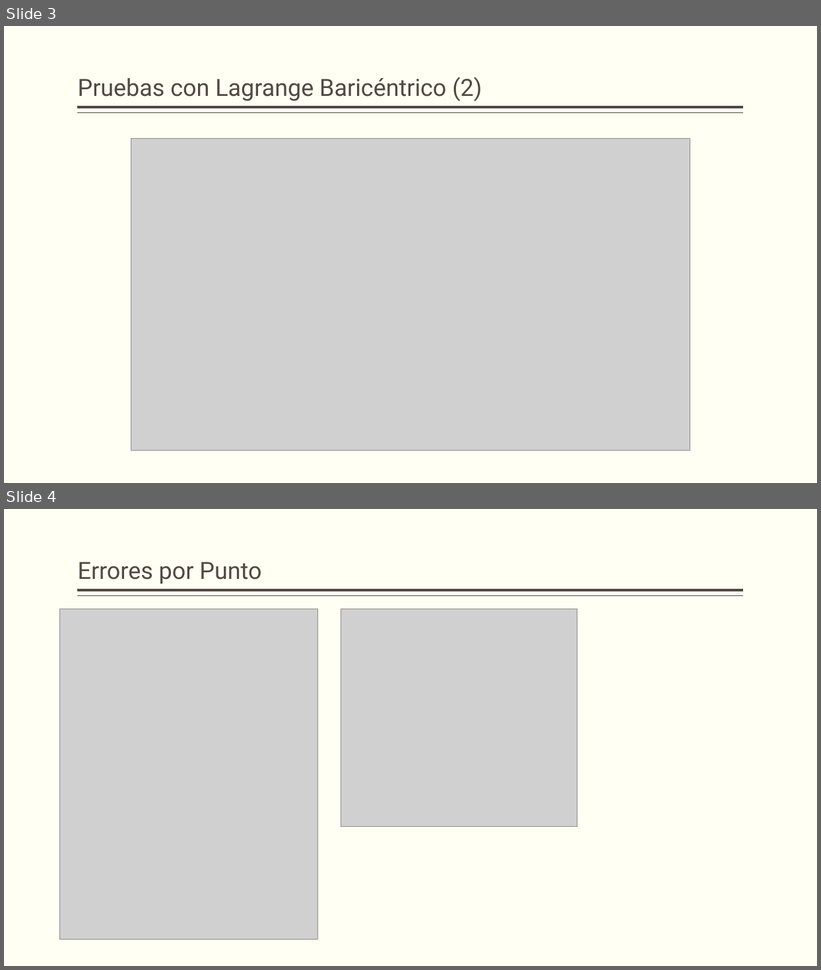
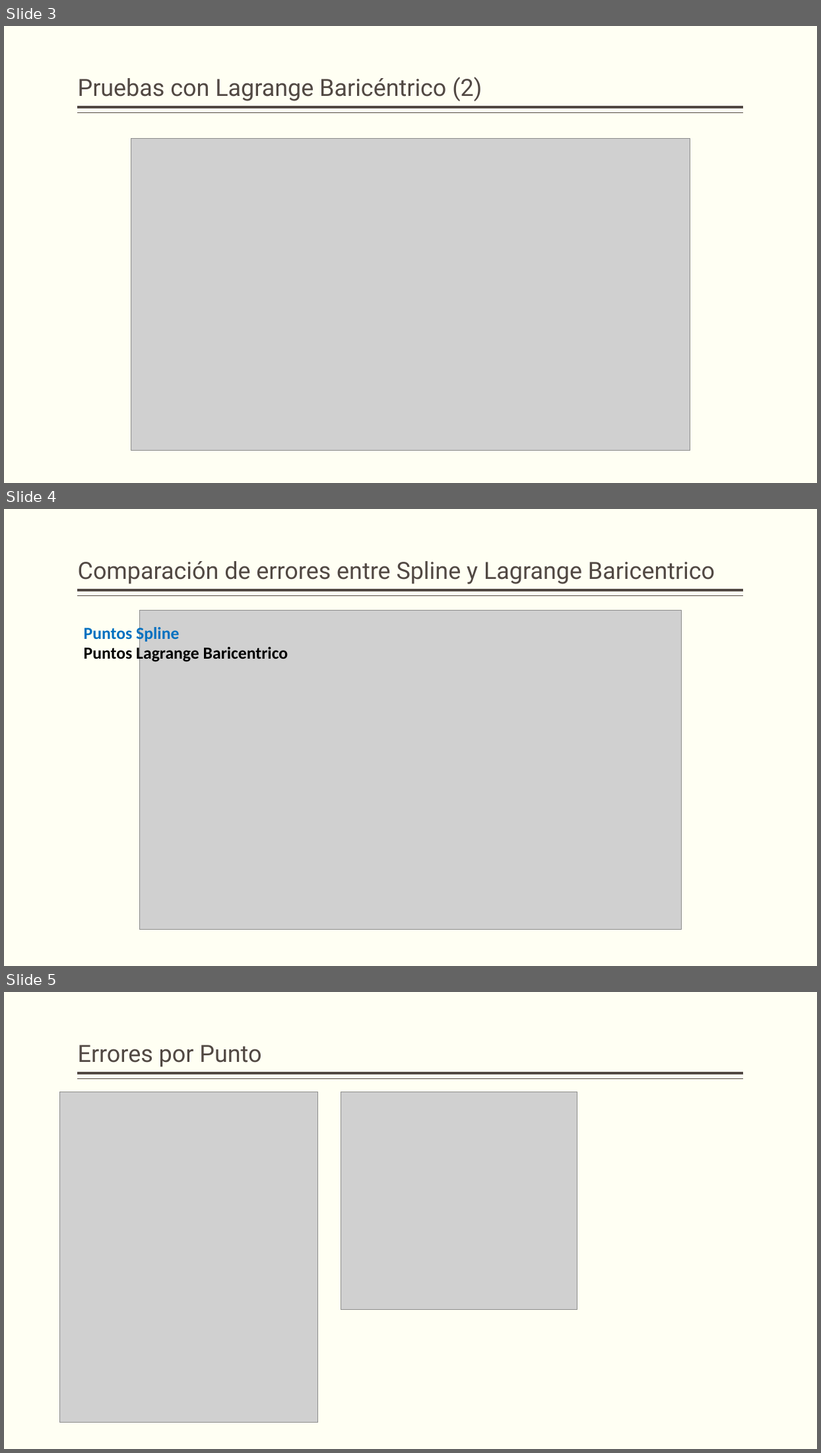
Before and after one commit to SergioMejia2/AnaNum1910, a slide deck: Talleres/Iinterpolacion Perro/Presentacion/Anexos.pptx. Shown one above the other, each under a label of ours: slides 3 and 4 before the commit, slides 3, 4 and 5 after it. The pictures are 821x970 and 821x1453 pixels, drawn with LibreOffice and Linux fonts; fonts in the diff are those of the drawing; grey boxes stand for pictures. Boxes give left, top, right and bottom in pixels: in the first picture for what was removed or moved away, otherwise in the second. Text is boxed around its words. In the diff, an @@ line names an element or a change of style, - is before the commit and + after.

```diff
--- a/Talleres/Iinterpolacion Perro/Presentacion/Anexos.pptx
+++ b/Talleres/Iinterpolacion Perro/Presentacion/Anexos.pptx
@@ slide 4 added at [4,509,817,966], background #FFFFF3; not listed: 2 template elements that a slide beside it also shows @@
@@ title added at [78,561,715,584], 28 pt, text #514843 @@
+Comparación de errores entre Spline y Lagrange Baricentrico
@@ text added at [84,625,288,663], 20 pt, text #000000, bold @@
+Puntos Spline
+Puntos Lagrange Baricentrico
@@ picture added at [140,610,682,930] @@
@@ what was slide 4 is now slide 5 @@
```
Also in this commit, not shown: 1 slide changed, 3 other files.
